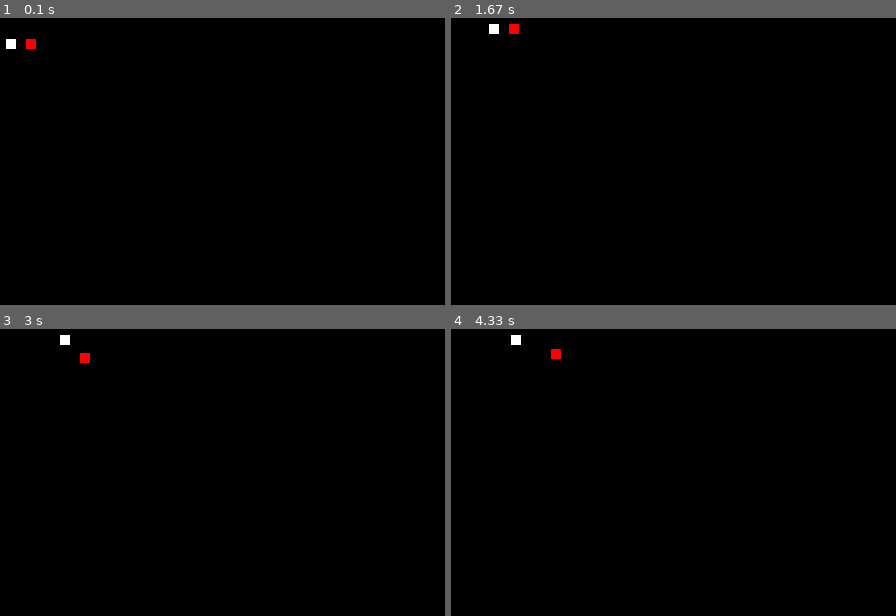
Above: before the commit, frames 1-4 (two rows, left to right).
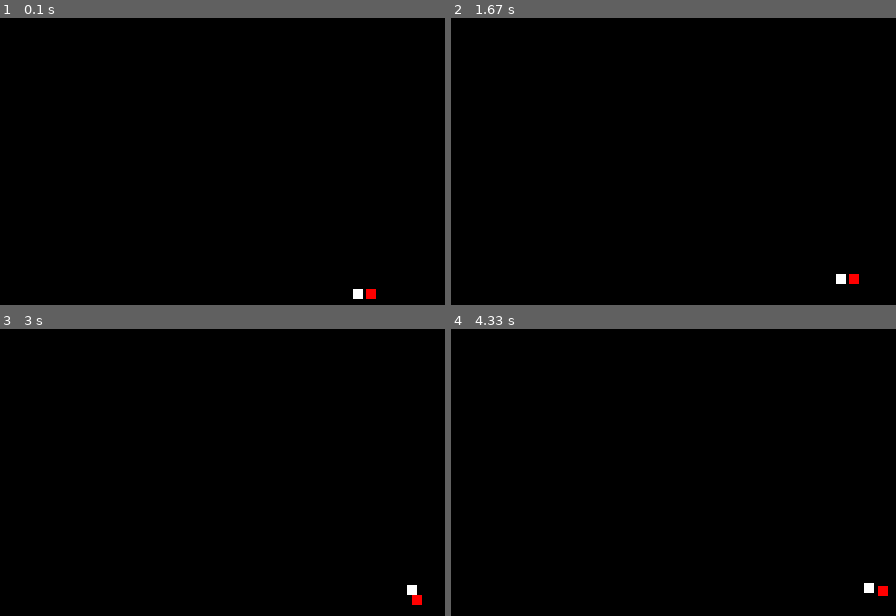
Above: after the commit, the same moments.

Repository: MrKonrados/PythonTraining
Game: pygame game, started from Pygame/Snake/new.py
Two runs of this game, one before a commit and one after it. Both use one fixed random seed, a clock stepped at 60 frames per second and the inputs below.
Inputs:
- Up to frame 1 (0.1 s): no input
- Up to frame 2 (1.67 s): hold D 0.33-0.8 s; hold W 0.83-1.3 s; hold D from 1.33 s (still down)
- Up to frame 3 (3 s): release D at 1.8 s; hold S 2.4-2.7 s; hold A from 2.73 s (still down)
- Up to frame 4 (4.33 s): release A at 3.13 s; hold W 3.17-3.53 s; hold D 3.57-4.2 s; hold S from 4.23 s (still down)

The runs differ from the first frame. In frame 1, 0.3% of the frame differs, in the area x 1-85%, y 7-98%; in frame 2, 0.3%; in frame 3, 0.3%; in frame 4, 0.3%.

Commit message:
pong game

Diff:
--- a/Pygame/Snake/new.py
+++ b/Pygame/Snake/new.py
@@ -38,56 +38,35 @@
         self.direction = direction
 
     def update(self):
-
         self.rect.x += self.direction[0]
         self.rect.y += self.direction[1]
 
 
 
-
-class SnakePart(pygame.sprite.Sprite):
+class SnakeTail(SnakeHead):
     rect = None
     direction = []
     def __init__(self, x, y, parent):
-        super().__init__()
-        self.image = pygame.Surface((BLOCK_SIZE, BLOCK_SIZE))
+        super().__init__(x,y)
+        self.parent = parent
         self.image.fill(WHITE)
-        self.rect = self.image.get_rect()
-        self.rect.center = (x, y)
-        self.parent = parent
 
     def update(self):
+        follow_distance = BLOCK_SIZE + 3
         parent_x = self.parent.rect.x
         parent_y = self.parent.rect.y
 
-        print(self.parent.rect)
+        dx, dy = parent_x - self.rect.x, parent_y - self.rect.y
 
-        dx, dy = parent_x - self.rect.x, parent_y - self.rect.y
+        print(dx, dy)
+
         dist = math.hypot(dx, dy)
 
-        dx, dy = dx / dist, dy / dist
-
-        self.direction = [dx*1, dy*1]
-        self.rect.x += self.direction[0]
-        self.rect.y += self.direction[1]
-
-
-# class Snake(pygame.sprite.LayeredUpdates):
-#     head = [WIDTH/2, HEIHGT/2]
-#
-#     def __init__(self, length=10):
-#         super().__init__()
-#         for i in range(length):
-#             body_part = SnakePart(self.head[0] - (i * BLOCK_SIZE), self.head[1])
-#             self.add(body_part)
-#
-#     def eat(self):
-#         pass
-#
-#     def move_to(self, direction=RIGHT):
-#         pass
-
-
+        if (dist >  follow_distance):
+            too_far = dist - follow_distance
+            dx, dy = (dx / dist) , (dy / dist)
+            self.rect.x += dx
+            self.rect.y += dy
 
 all_sprites = pygame.sprite.Group()
 
@@ -97,11 +76,20 @@
 pygame.init()
 clock = pygame.time.Clock()
 
-head = SnakeHead(60,50)
-body = SnakePart(40, 50, head)
+head = SnakeHead(WIDTH/2, HEIHGT/2)
+all_sprites.add(head)
 
-all_sprites.add(head)
-all_sprites.add(body)
+body_1 = SnakeTail(WIDTH/2 - 10, HEIHGT/2, head); all_sprites.add(body_1)
+# body_2 = SnakeTail(WIDTH/2 - 20, HEIHGT/2, body_1); all_sprites.add(body_2)
+# body_3 = SnakeTail(WIDTH/2 - 30, HEIHGT/2, body_2); all_sprites.add(body_3)
+# body_4 = SnakeTail(WIDTH/2 - 40, HEIHGT/2, body_3); all_sprites.add(body_4)
+# body_5 = SnakeTail(WIDTH/2 - 50, HEIHGT/2, body_4); all_sprites.add(body_5)
+# body_6 = SnakeTail(WIDTH/2 - 60, HEIHGT/2, body_5); all_sprites.add(body_6)
+# body_7 = SnakeTail(WIDTH/2 - 70, HEIHGT/2, body_6); all_sprites.add(body_7)
+# body_8 = SnakeTail(WIDTH/2 - 80, HEIHGT/2, body_7); all_sprites.add(body_8)
+
+
+
 
 current_direction = RIGHT
 
@@ -112,22 +100,19 @@
             exit()
         if event.type == KEYDOWN:
             if event.key == K_w and current_direction != DOWN:
-                head.direction = UP
+                current_direction = UP
             elif event.key == K_s and current_direction != UP:
-                head.direction = DOWN
+                current_direction = DOWN
             elif event.key == K_d and current_direction != LEFT:
-                head.direction = RIGHT
+                current_direction = RIGHT
             elif event.key == K_a and current_direction != RIGHT:
-                head.direction = LEFT
+                current_direction = LEFT
             elif event.key == K_ESCAPE:
                 pygame.quit()
                 exit()
 
-    # head.move(current_direction)
+    head.move(current_direction)
     all_sprites.update()
-    # body.update()
-    # body.folwlow_parent(head)
-
 
     screen.fill(BLACK)
     all_sprites.draw(screen)
